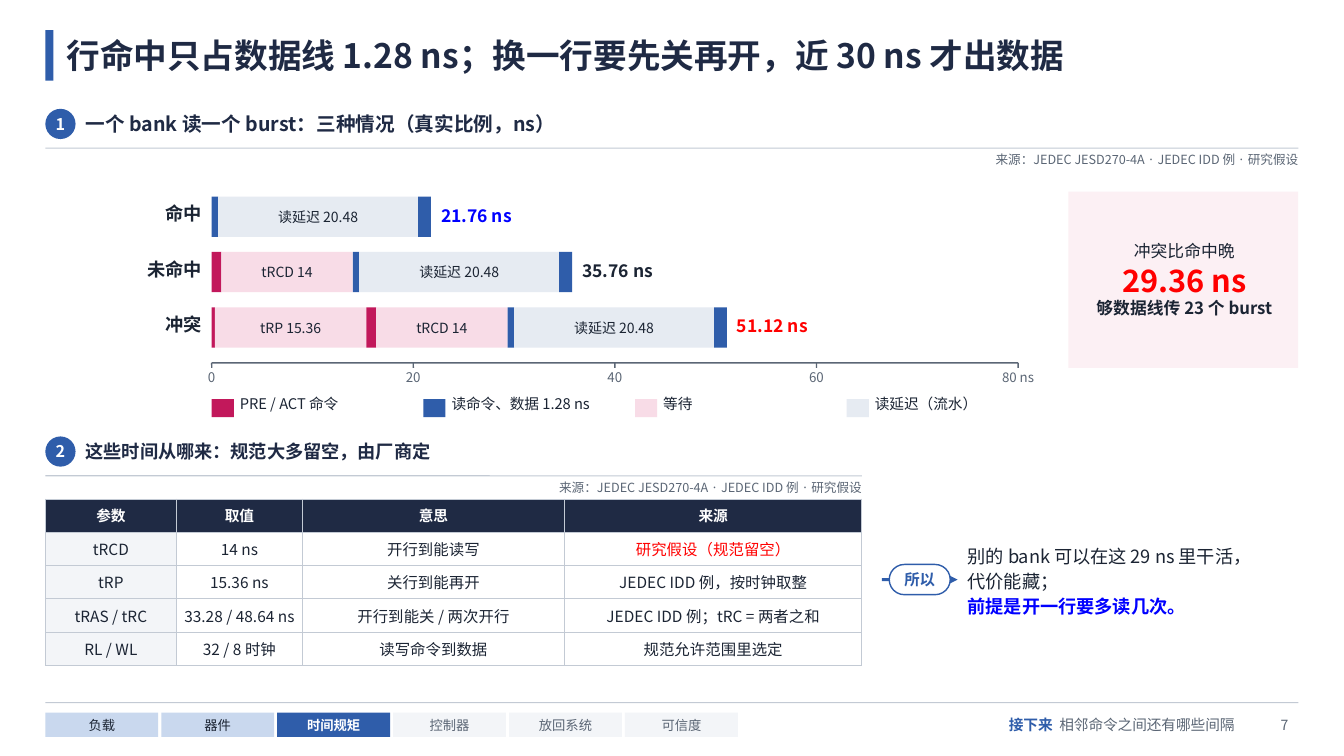
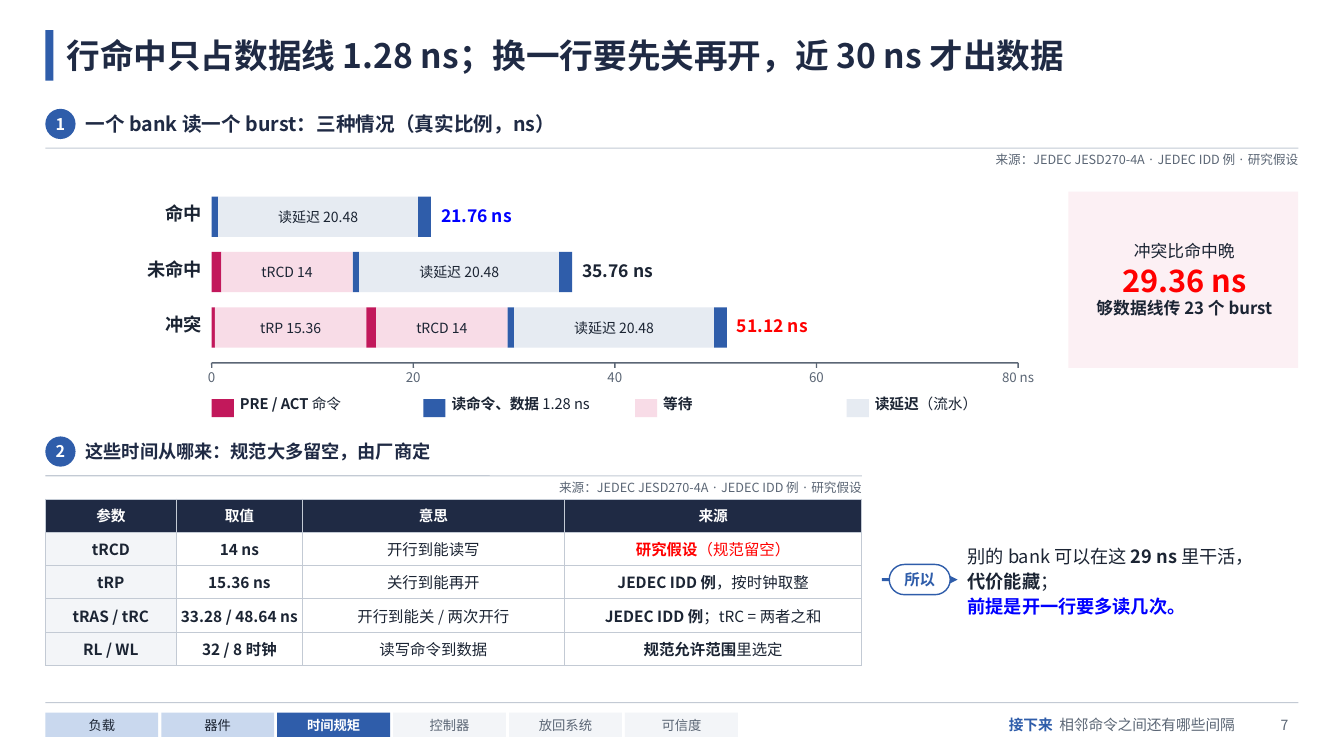
Before and after one commit to zhenghao21/heterollm-sim-4.0.0, a slide deck: slide 7 of docs/presentations/hbm_control_logic_20261107/HBM控制逻辑讲解.pptx. Drawn at 1344x756 pixels with LibreOffice and Linux fonts; fonts in the diff are those of the drawing. Boxes give left, top, right and bottom in pixels: in the first picture for what was removed or moved away, otherwise in the second. Text is boxed around its words. In the diff, an @@ line names an element or a change of style, - is before the commit and + after.

```diff
--- a/docs/presentations/hbm_control_logic_20261107/HBM控制逻辑讲解.pptx
+++ b/docs/presentations/hbm_control_logic_20261107/HBM控制逻辑讲解.pptx
@@ text "PRE / ACT 命令" at <box>240,396,341,410</box>: bold on in "PRE / ACT" @@
@@ text "读命令、数据 1.28 ns" at <box>452,396,590,411</box>: bold on in "读命令、数据" @@
@@ text "等待" at <box>663,396,692,410</box>: bold on @@
@@ text "读延迟（流水）" at <box>875,396,977,411</box>: bold on in "读延迟（流水）" @@
@@ table at <box>45,499,862,661</box> @@
@@ bold on in "tRCD", "14 ns", "研究假设（规范留空）", "tRP" and 8 more places @@
@@ text at <box>968,547,1254,591</box>: bold on in "29 ns", "代价能藏；" @@
```
Also in this commit, not shown: 19 other slides changed, 32 other files.
